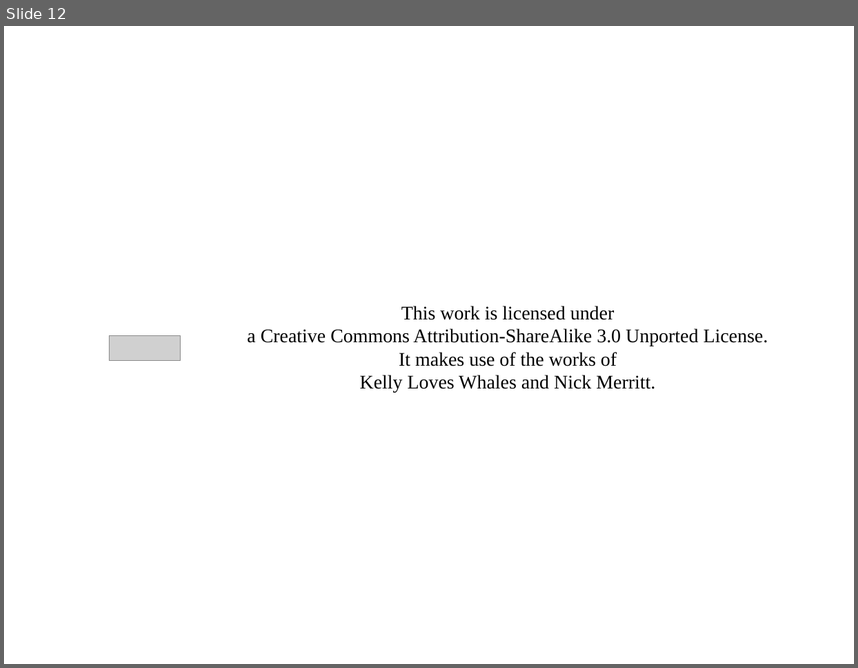
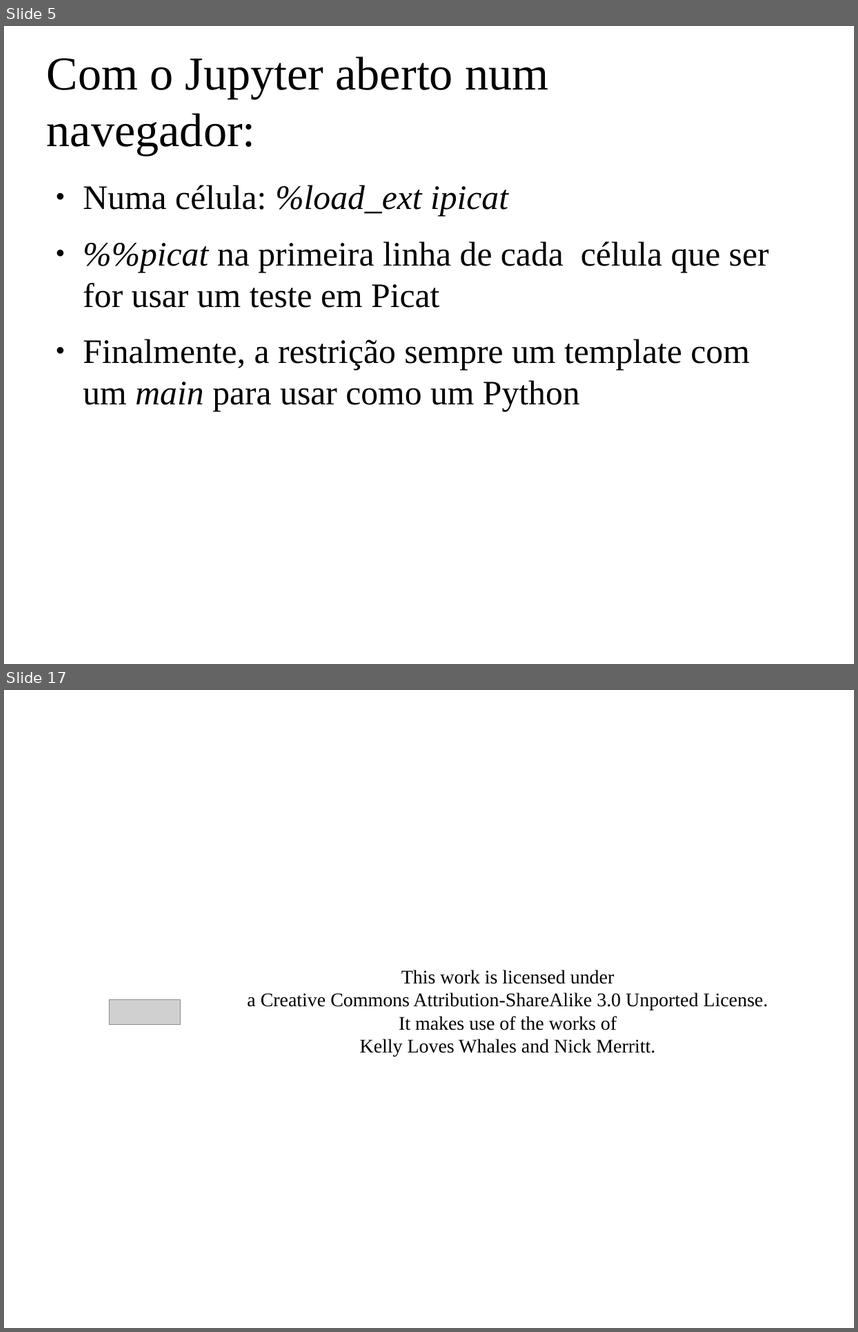
Before and after one commit to claudiosa/CCS, a slide deck: picat/YOUTUBE_dfs_jupyter_picat/slides_picat_jupyter_dfs.odp. Shown one above the other, each under a label of ours: slide 12 before the commit, slides 5 and 17 after it; the slides between them are not shown. The pictures are 858x668 and 858x1332 pixels, drawn with LibreOffice and Linux fonts; fonts in the diff are those of the drawing; grey boxes stand for pictures; background and template pictures are left out. Boxes give left, top, right and bottom in pixels: in the first picture for what was removed or moved away, otherwise in the second. Text is boxed around its words. In the diff, an @@ line names an element or a change of style, - is before the commit and + after.

```diff
--- a/picat/YOUTUBE_dfs_jupyter_picat/slides_picat_jupyter_dfs.odp
+++ b/picat/YOUTUBE_dfs_jupyter_picat/slides_picat_jupyter_dfs.odp
@@ slide 5 added at [4,26,854,664], background picture (left out) @@
@@ title added at [47,56,548,156], 44 pt, text #000000 @@
+Com o Jupyter aberto num navegador:
@@ text added at [83,185,769,411], 32 pt, text #000000 @@
+● Numa célula: %load_ext ipicat
+● %%picat na primeira linha de cada célula que ser for usar um teste em Picat
+● Finalmente, a restrição sempre um template com um main para usar como um Python
@@ what was slide 12 is now slide 17 @@
```
Also in this commit, not shown: 3 slides changed, 4 other slides added, 15 other files.
